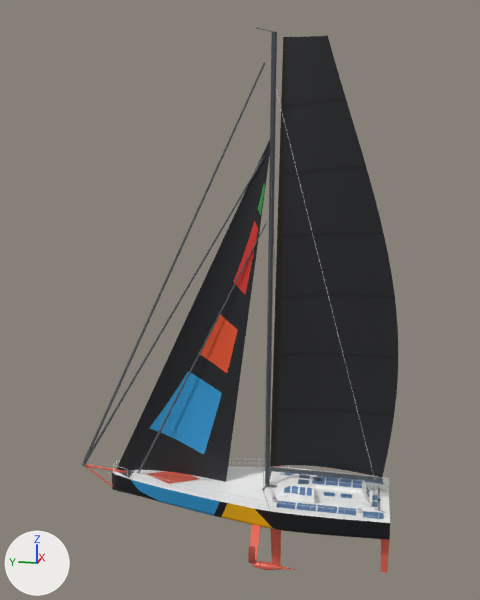
What one commit did to the glTF model imoca.glb.
Before and after are seen from a camera (50 mm lens) standing at (-38.4, -7.3, 23.4) and looking at (0.5, 0.4, 13.7). Arrows for +X, +Y and +Z are at lower left; the lights stay in place. The picture after the commit comes second. Vertices at exactly the same position are counted once.

Names of what the first picture shows: 'A3 – Masttopp-Gennaker (Bugspriet)', 'Cockpit-Gänge & offenes Achterdeck (abgesenkt)', 'FR0 – Fractional Code 0 (Bugspriet)', 'Flügelmast (drehbar, Carbon)', 'Großsegel (Square-Top, 2 Reffreihen)', 'Kajüte Aufbau achtern (kantig, Fase, schräge Rückwand)', 'Rumpf', 'Vorsegel J2 (Vorstag)' and 26 more.
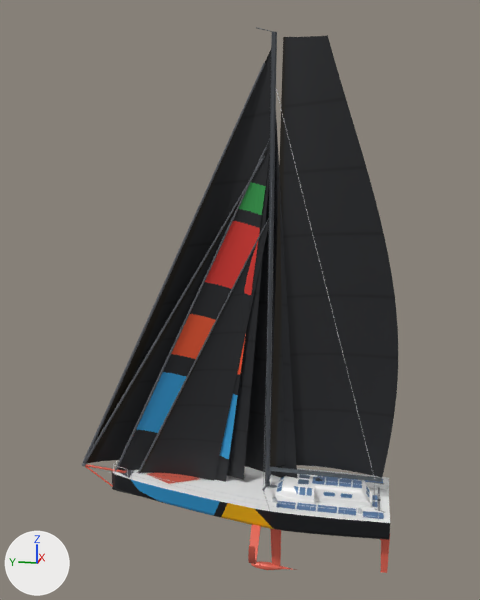
Edits to the bpy script that builds the scene:
```text
Change me_vorsegel_j2__vorstag:
    where me_vorsegel_j2__vorstag.from_pydata(...)  # 275 vertices, 480 faces; spans x 0.0..0.6, y -1.5..8.9, z 1.6..23.5
    me_vorsegel_j2__vorstag part 1: texture (UV) coordinates of 480 of 480 faces, centred in x 0.0..0.6, y -1.5..8.5, z 1.9..23.2, changed; they spanned u 0.0..1.0, v 0.0..1.0 and now span u 0.04..1.0, v 0.0..1.0
Add ob_vorsegel_j2__vorstag____eingerollt:
    ob_vorsegel_j2__vorstag____eingerollt = bpy.data.objects.new('Vorsegel J2 (Vorstag) · eingerollt', me_vorsegel_j2__vorstag____eingerollt)  # 24 vertices, 40 faces; spans x -0.1..0.1, y -1.2..8.9, z 1.6..22.9; in mat_1d1f23 (dark grey #5f6267)
    ob_vorsegel_j2__vorstag____eingerollt.location = (0.0, 0.0, 0.0)
Add ob_a3___masttopp_gennaker__bugspriet____gesetzt:
    ob_a3___masttopp_gennaker__bugspriet____gesetzt = bpy.data.objects.new('A3 – Masttopp-Gennaker (Bugspriet) · gesetzt', me_a3___masttopp_gennaker__bugspriet____gesetzt)  # 275 vertices, 480 faces; spans x 0.0..2.6, y -3.4..11.1, z 2.0..28.2; in mat_a3___masttopp_gennaker__bugspriet____gesetzt__lack (picture img_image_6)
    ob_a3___masttopp_gennaker__bugspriet____gesetzt.location = (0.0, 0.0, 0.0)
Add ob_fr0___fractional_code_0__bugspriet____gesetzt:
    ob_fr0___fractional_code_0__bugspriet____gesetzt = bpy.data.objects.new('FR0 – Fractional Code 0 (Bugspriet) · gesetzt', me_fr0___fractional_code_0__bugspriet____gesetzt)  # 275 vertices, 480 faces; spans x 0.0..1.3, y -1.5..11.1, z 1.9..23.0; in mat_fr0___fractional_code_0__bugspriet____gesetzt__lack (picture img_image_5)
    ob_fr0___fractional_code_0__bugspriet____gesetzt.location = (0.0, 0.0, 0.0)
Add ob_vorsegel_j3__kutterstag__innen____gesetzt:
    ob_vorsegel_j3__kutterstag__innen____gesetzt = bpy.data.objects.new('Vorsegel J3 (Kutterstag, innen) · gesetzt', me_vorsegel_j3__kutterstag__innen____gesetzt)  # 275 vertices, 480 faces; spans x 0.0..0.4, y -1.5..7.2, z 1.6..19.0; in mat_vorsegel_j3__kutterstag__innen____gesetzt__lack (picture img_image_4)
    ob_vorsegel_j3__kutterstag__innen____gesetzt.location = (0.0, 0.0, 0.0)
```

What differs and where, as boxes (x1, y1, x2, y2) in the pictures (480 x 600 px):
'A3 – Masttopp-Gennaker (Bugspriet) · gesetzt', added
    after: (94, 50, 297, 478)
'Vorsegel J3 (Kutterstag, innen) · gesetzt', added
    after: (140, 219, 269, 481)
'FR0 – Fractional Code 0 (Bugspriet) · gesetzt', added
    after: (86, 149, 270, 480)
'Vorsegel J2 (Vorstag) · eingerollt', added
    after: (115, 147, 267, 472)
part 1 of me_vorsegel_j2__vorstag, surface changed
    both: (118, 140, 270, 482)
